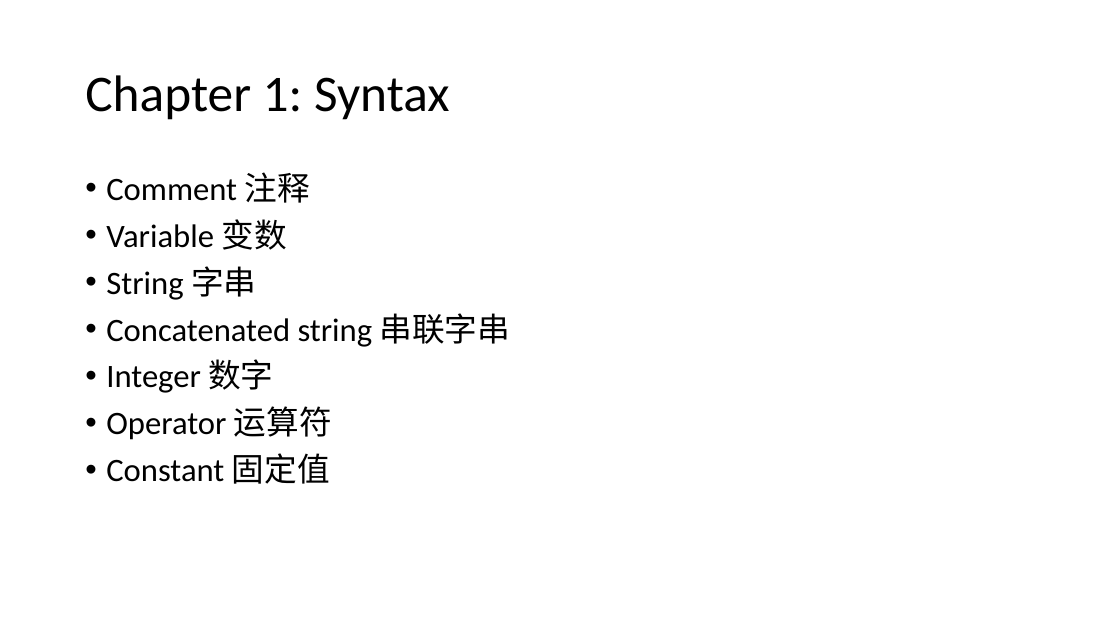
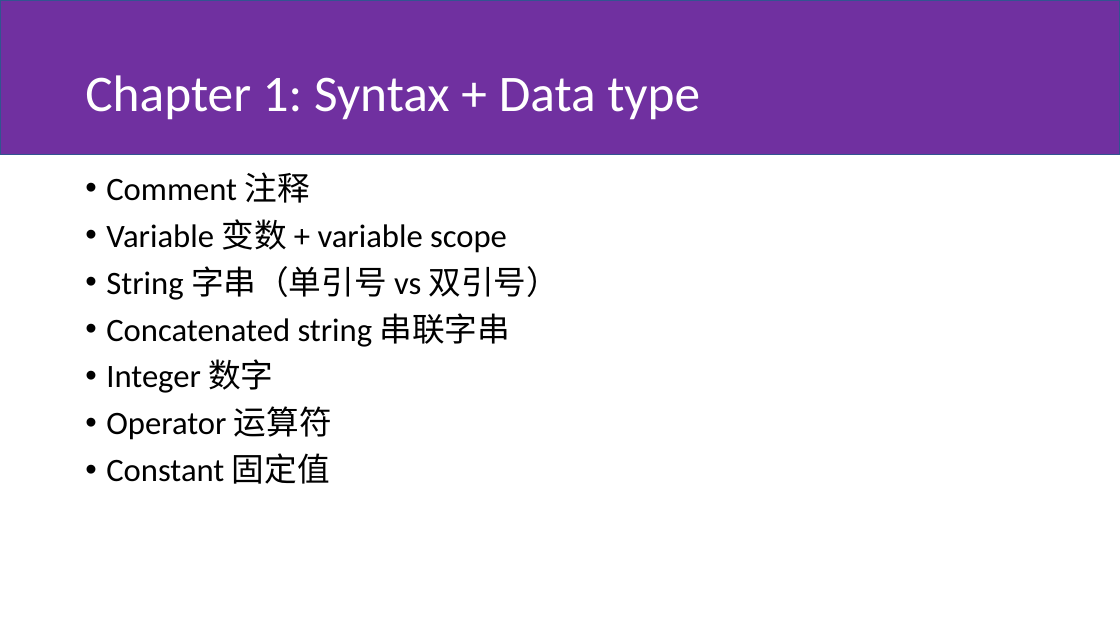
Before and after one commit to huiyang/php-lesson, a slide deck: slide 4 of slide.pptx (slide 3 before the commit). Drawn at 1120x630 pixels with LibreOffice and Linux fonts; fonts in the diff are those of the drawing. Boxes give left, top, right and bottom in pixels: in the first picture for what was removed or moved away, otherwise in the second. Text is boxed around its words. In the diff, an @@ line names an element or a change of style, - is before the commit and + after.

```diff
--- a/slide.pptx
+++ b/slide.pptx
@@ rectangle added at (0, 0, 1120, 155), fill #7030A0, outline #325491 1 pt @@
@@ title at (85, 75, 700, 120): text changed; text colour #000000 to #FFFFFF @@
-Chapter 1: Syntax
+Chapter 1: Syntax + Data type
@@ text at (106, 219, 560, 300): text changed @@
-• Variable 变数
-• String 字串
+• Variable 变数 + variable scope
+• String 字串（单引号 vs 双引号）
```
Also in this commit, not shown: 9 other slides changed, 5 slides added, 1 slide removed, 6 other files.
